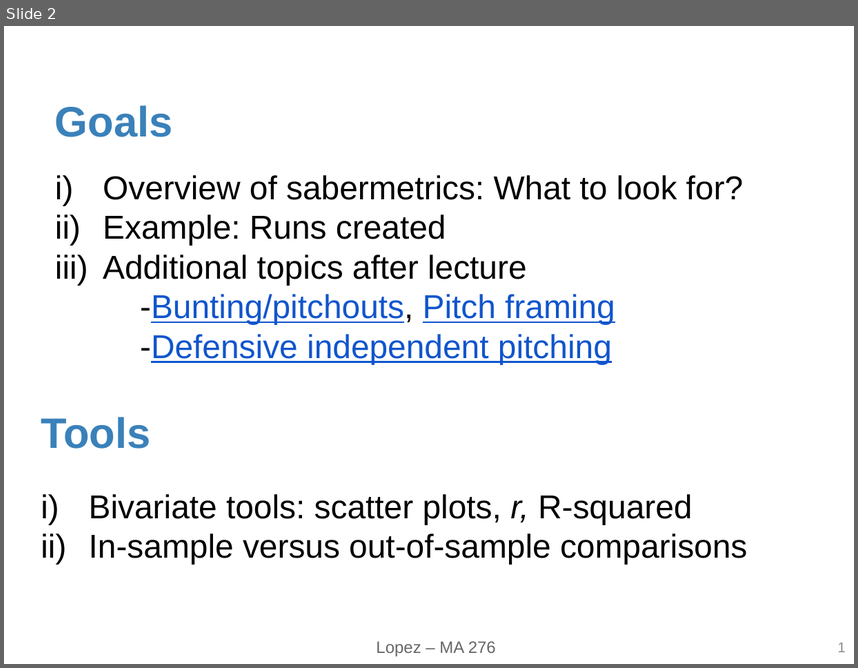
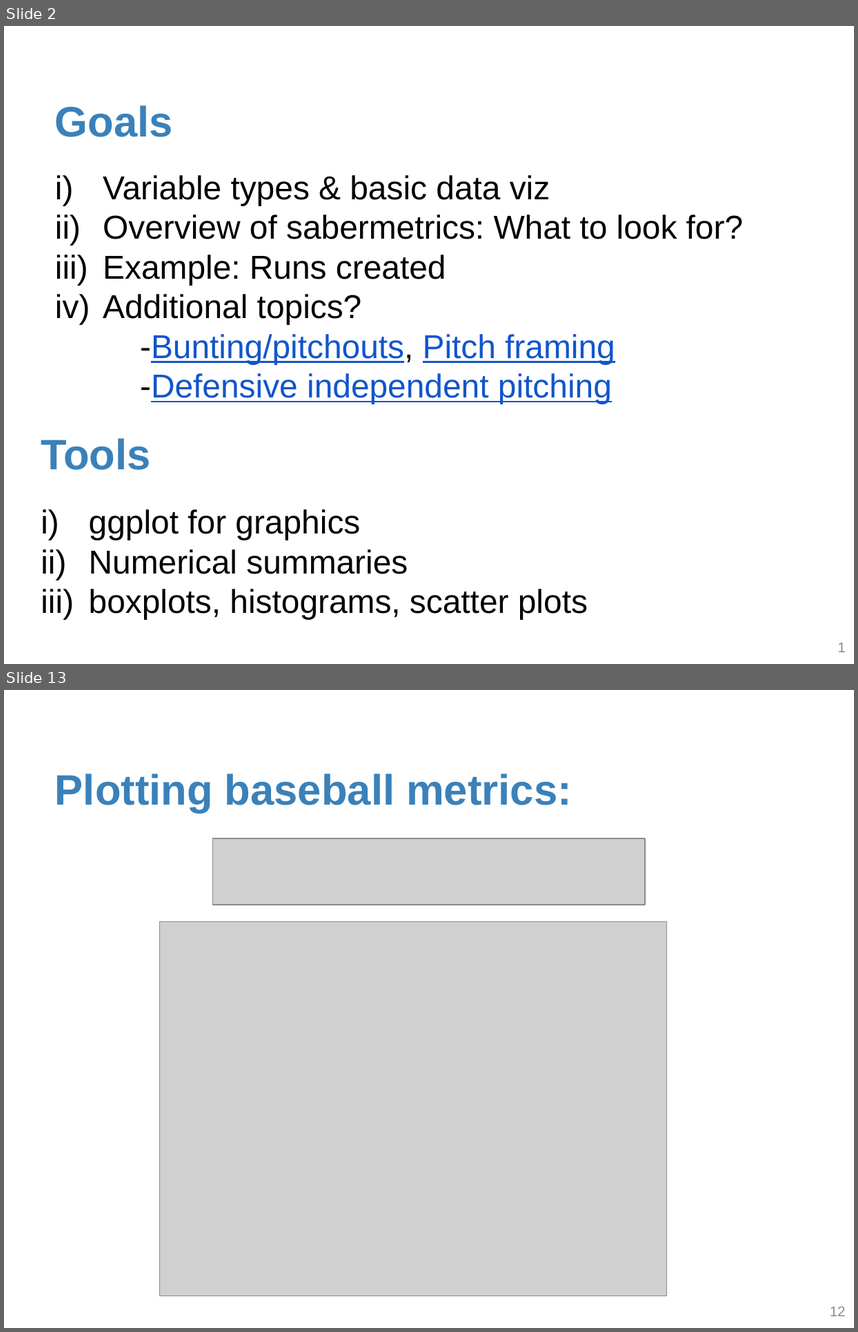
Before and after one commit to statsbylopez/FYE_18, a slide deck: Notes/lecture2.pptx. Shown one above the other, each under a label of ours: slide 2 before the commit, slides 2 and 13 after it; the slides between them are not shown. The pictures are 858x668 and 858x1332 pixels, drawn with LibreOffice and Linux fonts; fonts in the diff are those of the drawing; grey boxes stand for pictures. Boxes give left, top, right and bottom in pixels: in the first picture for what was removed or moved away, otherwise in the second. Text is boxed around its words. In the diff, an @@ line names an element or a change of style, - is before the commit and + after.

```diff
--- a/Notes/lecture2.pptx
+++ b/Notes/lecture2.pptx
@@ slide 13 added at (4, 690, 854, 1328), background #FFFFFF @@
@@ title added at (55, 773, 572, 813), 36 pt, text #3A81BA, bold @@
+Plotting baseball metrics:
@@ picture added at (213, 839, 645, 905) @@
@@ picture added at (159, 921, 667, 1295) @@
@@ page number added at (830, 1306, 846, 1316), 12 pt, text #8C8C8C @@
+12
@@ slide 2 changed as well @@
@@ text at (103, 175, 550, 205): paragraph added @@
+i) Variable types & basic data viz
@@ text at (103, 294, 362, 324): text changed @@
-iii) Additional topics after lecture
+iv) Additional topics?
@@ text "Tools": place and size @@
-text "Tools" at (41, 417, 150, 448)
+text "Tools" at (41, 438, 150, 470)
@@ text at (89, 509, 588, 619): text changed @@
-i) Bivariate tools: scatter plots, r, R-squared
-ii) In-sample versus out-of-sample comparisons
+i) ggplot for graphics
+ii) Numerical summaries
+iii) boxplots, histograms, scatter plots
@@ text removed at (376, 641, 496, 656) @@
-Lopez – MA 276
```
Also in this commit, not shown: 6 other slides changed, 16 other slides added, 18 slides removed.
